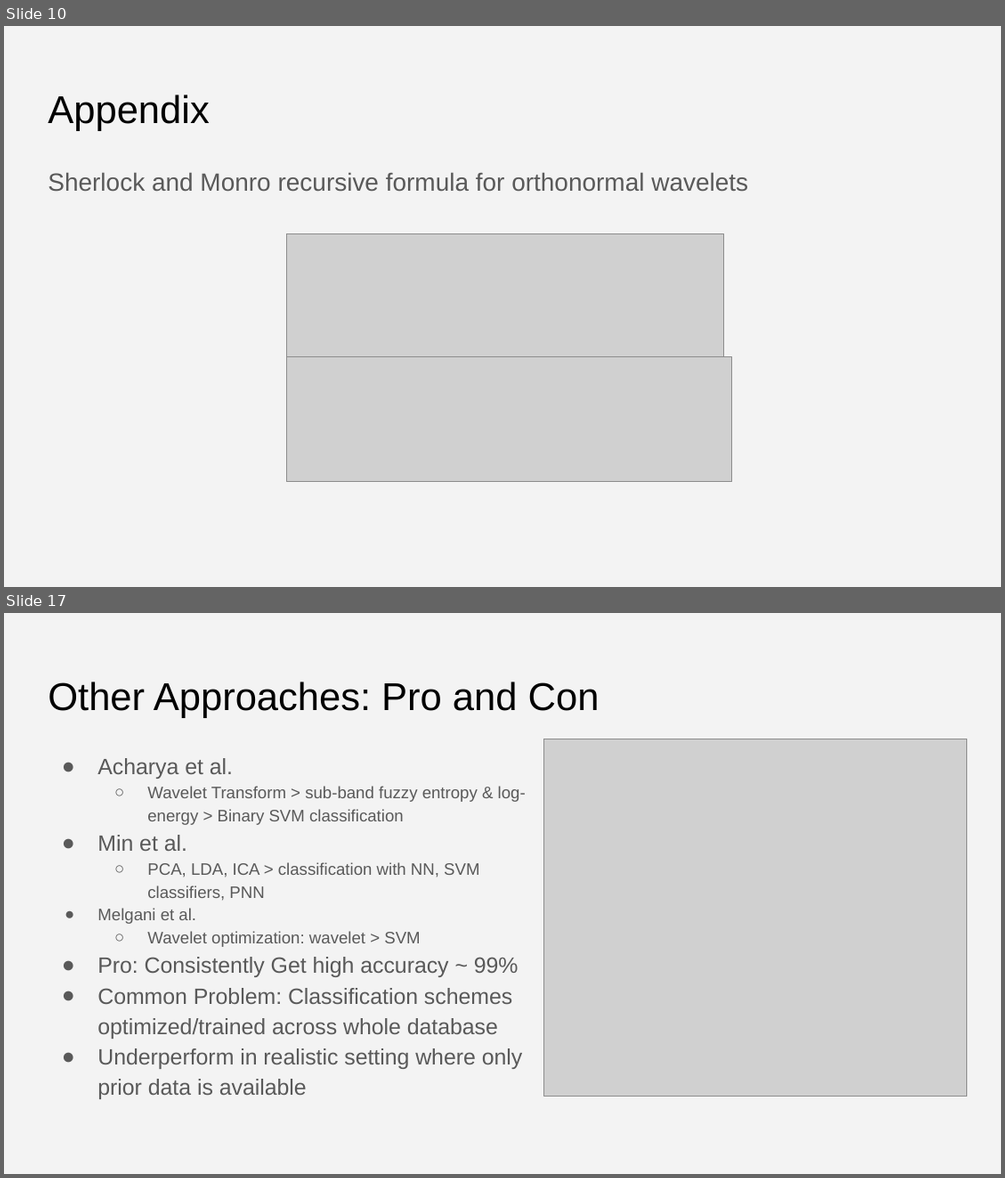
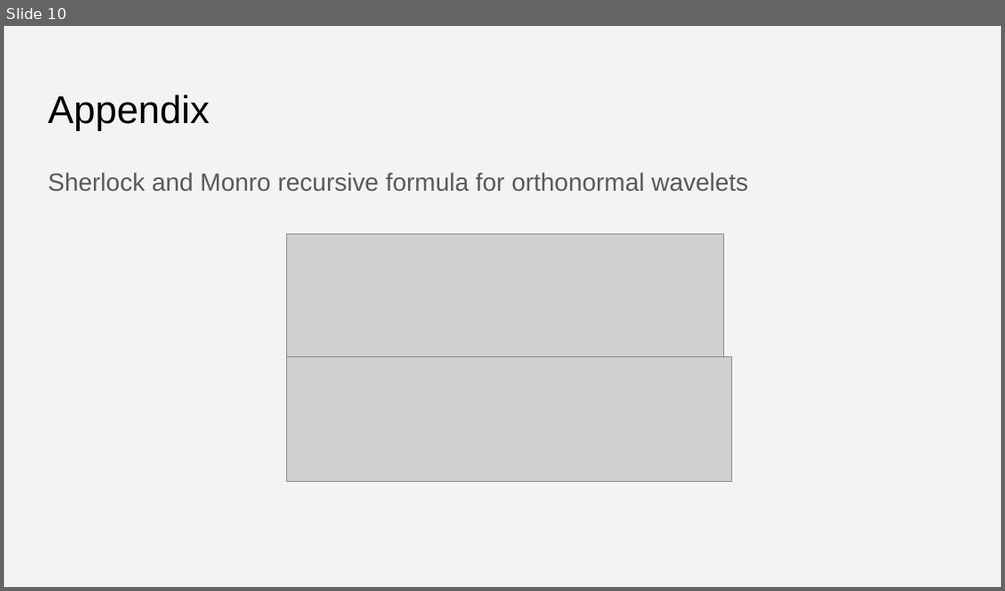
Before and after one commit to Karndeep-UCSD/Wavelet-Optimization-for-Time-Series-Classification, a slide deck: ECE251C - Final Project Presentation.pptx. Shown one above the other, each under a label of ours: slides 10 and 17 before the commit, slide 10 after it; the slides between them are not shown. The pictures are 1005x1178 and 1005x591 pixels, drawn with LibreOffice and Linux fonts; fonts in the diff are those of the drawing; grey boxes stand for pictures. Boxes give left, top, right and bottom in pixels: in the first picture for what was removed or moved away, otherwise in the second. Text is boxed around its words. In the diff, an @@ line names an element or a change of style, - is before the commit and + after.

```diff
--- a/ECE251C - Final Project Presentation.pptx
+++ b/ECE251C - Final Project Presentation.pptx
@@ slide 17 removed at [4,613,1001,1174], background #F3F3F3 @@
@@ title removed at [48,682,599,718] @@
-Other Approaches: Pro and Con
@@ picture removed at [544,738,967,1095] @@
@@ text removed at [97,758,526,1099] @@
-● Acharya et al.
-  ○ Wavelet Transform > sub-band fuzzy entropy & log-energy > Binary SVM classification
-● Min et al.
-  ○ PCA, LDA, ICA > classification with NN, SVM classifiers, PNN
-● Melgani et al.
-  ○ Wavelet optimization: wavelet > SVM
-● Pro: Consistently Get high accuracy ~ 99%
-● Common Problem: Classification schemes optimized/trained across whole database
-● Underperform in realistic setting where only prior data is available
```
Also in this commit, not shown: 17 other slides removed, 1 other file.
